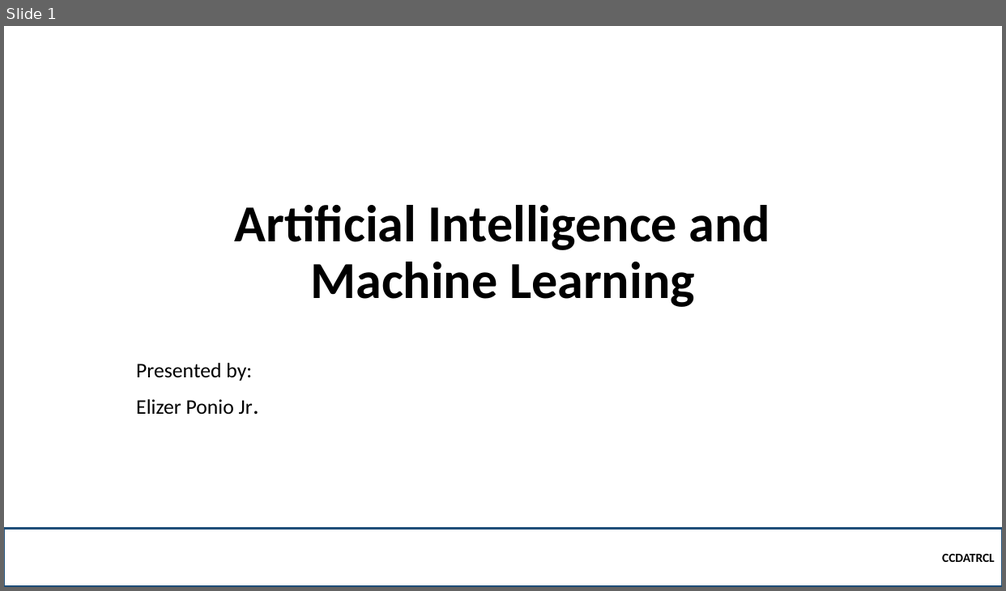
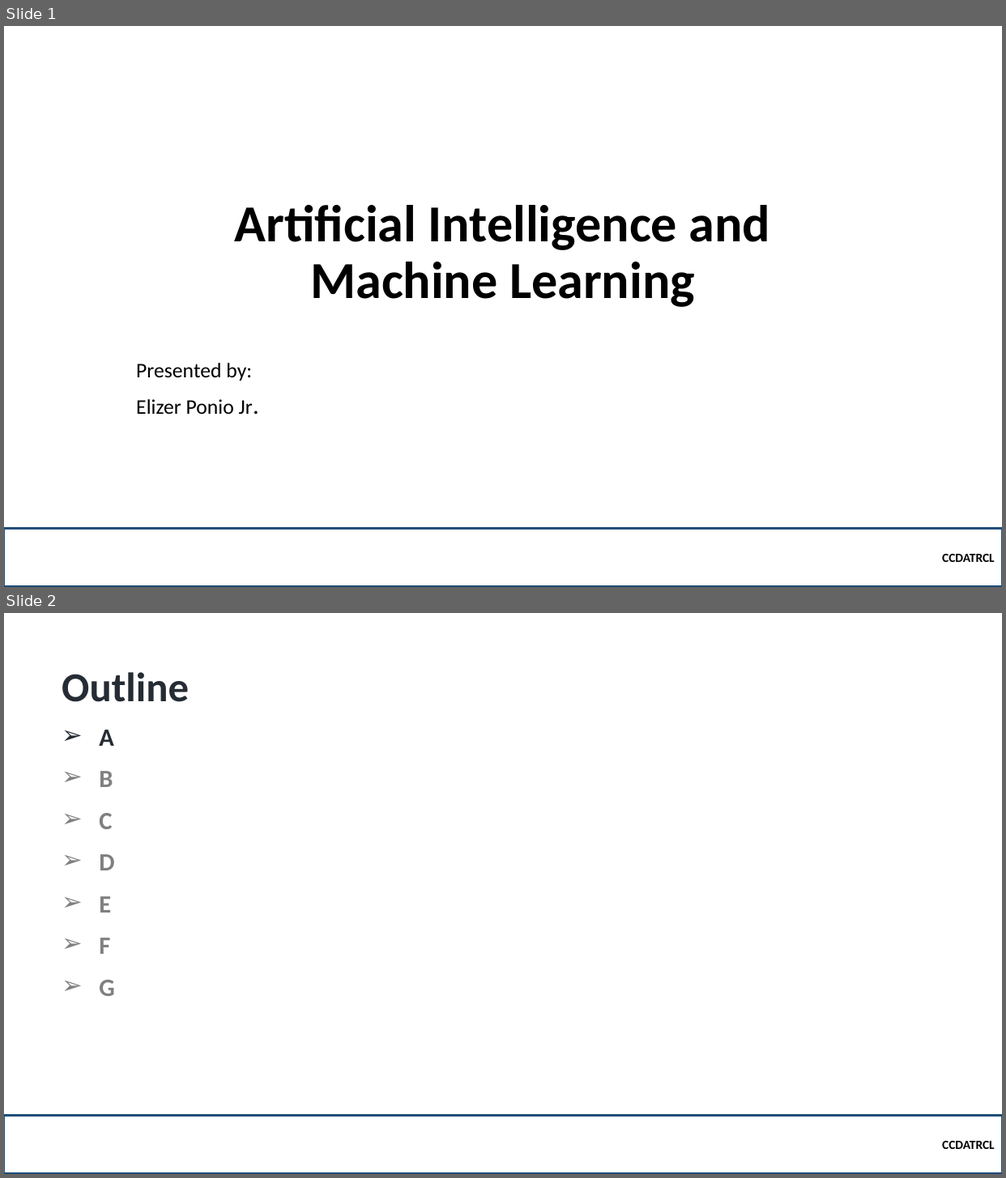
Before and after one commit to robitussin/CCINSYSL, a slide deck: 2 - Artificial Intelligence and Machine Learning/Introduction to Machine Learning.pptx. Shown one above the other, each under a label of ours: slide 1 before the commit, slides 1 and 2 after it. The pictures are 1006x591 and 1006x1178 pixels, drawn with LibreOffice and Linux fonts; fonts in the diff are those of the drawing; background and template pictures are left out. Boxes give left, top, right and bottom in pixels: in the first picture for what was removed or moved away, otherwise in the second. Text is boxed around its words. In the diff, an @@ line names an element or a change of style, - is before the commit and + after.

```diff
--- a/2 - Artificial Intelligence and Machine Learning/Introduction to Machine Learning.pptx
+++ b/2 - Artificial Intelligence and Machine Learning/Introduction to Machine Learning.pptx
@@ slide 2 added at bbox=[4, 613, 1002, 1174], background picture (left out) @@
@@ text added at bbox=[62, 672, 189, 996], 39.6 pt, text #252C33, bold @@
+Outline
+➢ A
+➢ B
+➢ C
+➢ D
+➢ E
+➢ F
+➢ G
@@ rectangle added at bbox=[4, 1115, 1002, 1174], outline #1F4E79 2.25 pt, 12 pt, text #000000, bold @@
+CCDATRCL
```
Also in this commit, not shown: 1 other slide added, 11 slides removed.
